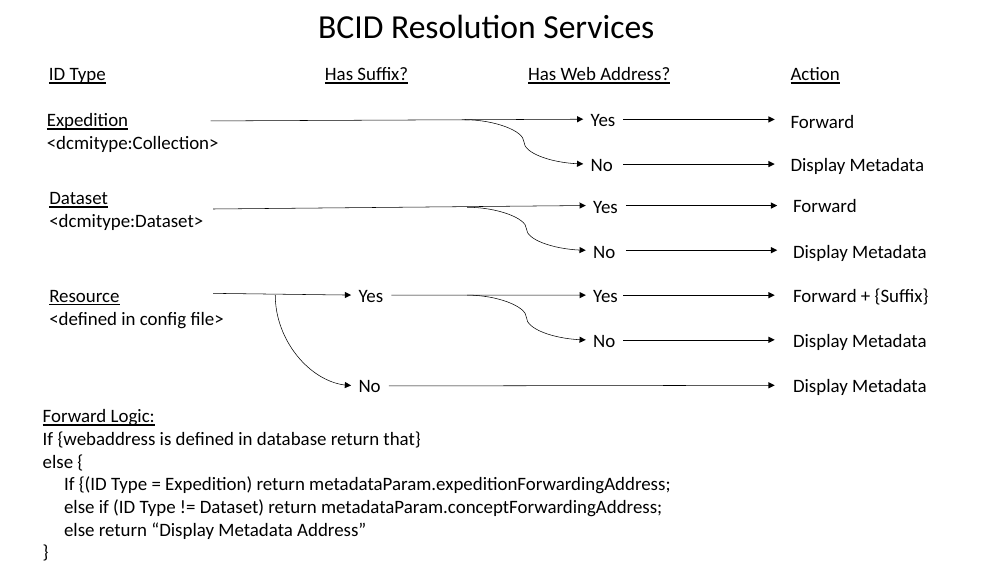
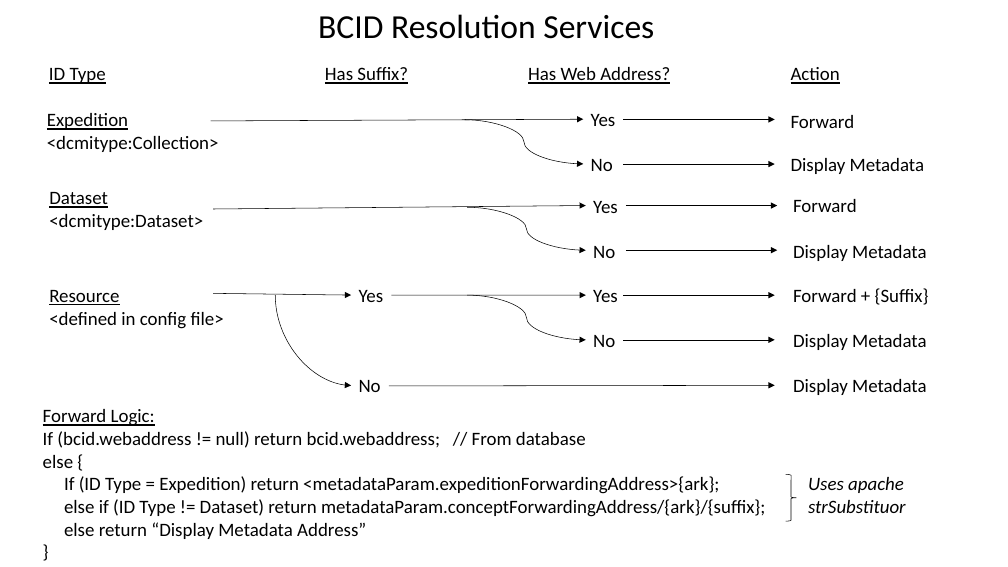
Before and after one commit to biocodellc/documentation, a slide deck: slide 2 of docs/IdentifierCharts.pptx. Drawn at 1008x567 pixels with LibreOffice and Linux fonts; fonts in the diff are those of the drawing. Boxes give left, top, right and bottom in pixels: in the first picture for what was removed or moved away, otherwise in the second. Text is boxed around its words. In the diff, an @@ line names an element or a change of style, - is before the commit and + after.

Commit message:
adding explanatory text on resolverBehaviour slide

```diff
--- a/docs/IdentifierCharts.pptx
+++ b/docs/IdentifierCharts.pptx
@@ text at (43, 431, 586, 448): text changed @@
-If {webaddress is defined in database return that}
+If (bcid.webaddress != null) return bcid.webaddress; // From database
@@ text at (64, 476, 765, 517): text changed @@
-If {(ID Type = Expedition) return metadataParam.expeditionForwardingAddress;
-else if (ID Type != Dataset) return metadataParam.conceptForwardingAddress;
+If (ID Type = Expedition) return <metadataParam.expeditionForwardingAddress>{ark};
+else if (ID Type != Dataset) return metadataParam.conceptForwardingAddress/{ark}/{suffix};
@@ right brace added at (786, 475, 796, 522), outline #000000 0.5 pt @@
@@ text added at (808, 477, 906, 513), 18 pt, text #000000, italic @@
+Uses apache
+strSubstituor
```
Also in this commit, not shown: 7 other files.
